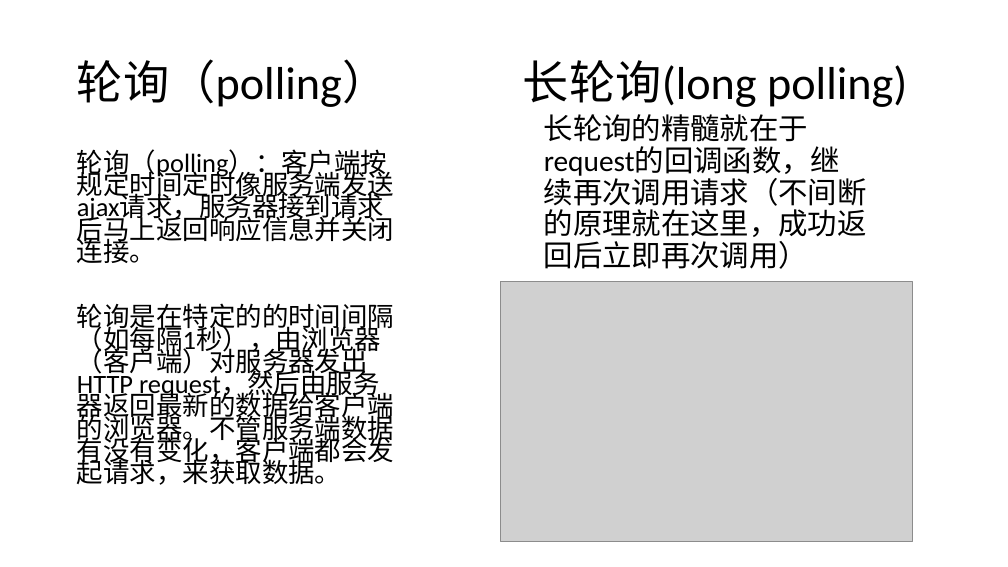
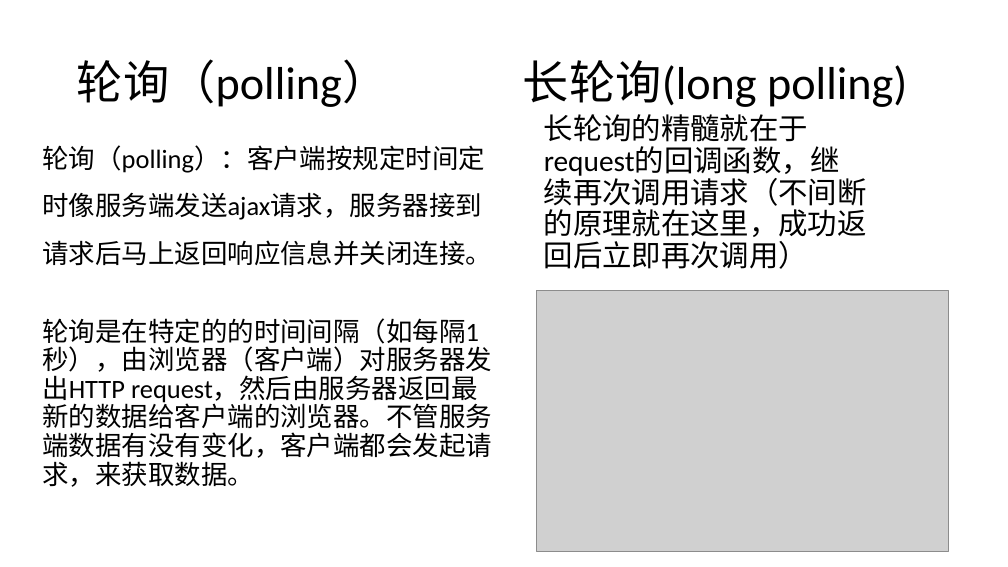
Before and after one commit to admiral20/socket.io, a slide deck: slide 3 of webSocket && socket.io.pptx (slide 2 before the commit). Drawn at 1008x567 pixels with LibreOffice and Linux fonts; fonts in the diff are those of the drawing; grey boxes stand for pictures. Boxes give left, top, right and bottom in pixels: in the first picture for what was removed or moved away, otherwise in the second. Text is boxed around its words. In the diff, an @@ line names an element or a change of style, - is before the commit and + after.

```diff
--- a/webSocket && socket.io.pptx
+++ b/webSocket && socket.io.pptx
@@ text "轮询（polling）：客户端按规定时间定时像服务端发送ajax请求，服务器接到请求后马上返回响应信息并关闭连接。": place and size @@
-text "轮询（polling）：客户端按规定时间定时像服务端发送ajax请求，服务器接到请求后马上返回响应信息并关闭连接。" at [77, 149, 395, 485]
+text "轮询（polling）：客户端按规定时间定时像服务端发送ajax请求，服务器接到请求后马上返回响应信息并关闭连接。" at [42, 145, 492, 487]
@@ text "轮询（polling）：客户端按规定时间定时像服务端发送ajax请求，服务器接到请求后马上返回响应信息并关闭连接。" at [42, 145, 492, 487]: line spacing 0.7 to 1.5; line spacing 0.7 to 0.9 @@
@@ picture: place and size @@
-picture at [501, 281, 913, 542]
+picture at [536, 290, 948, 551]
```
Also in this commit, not shown: 2 other slides changed, 1 slide added.
